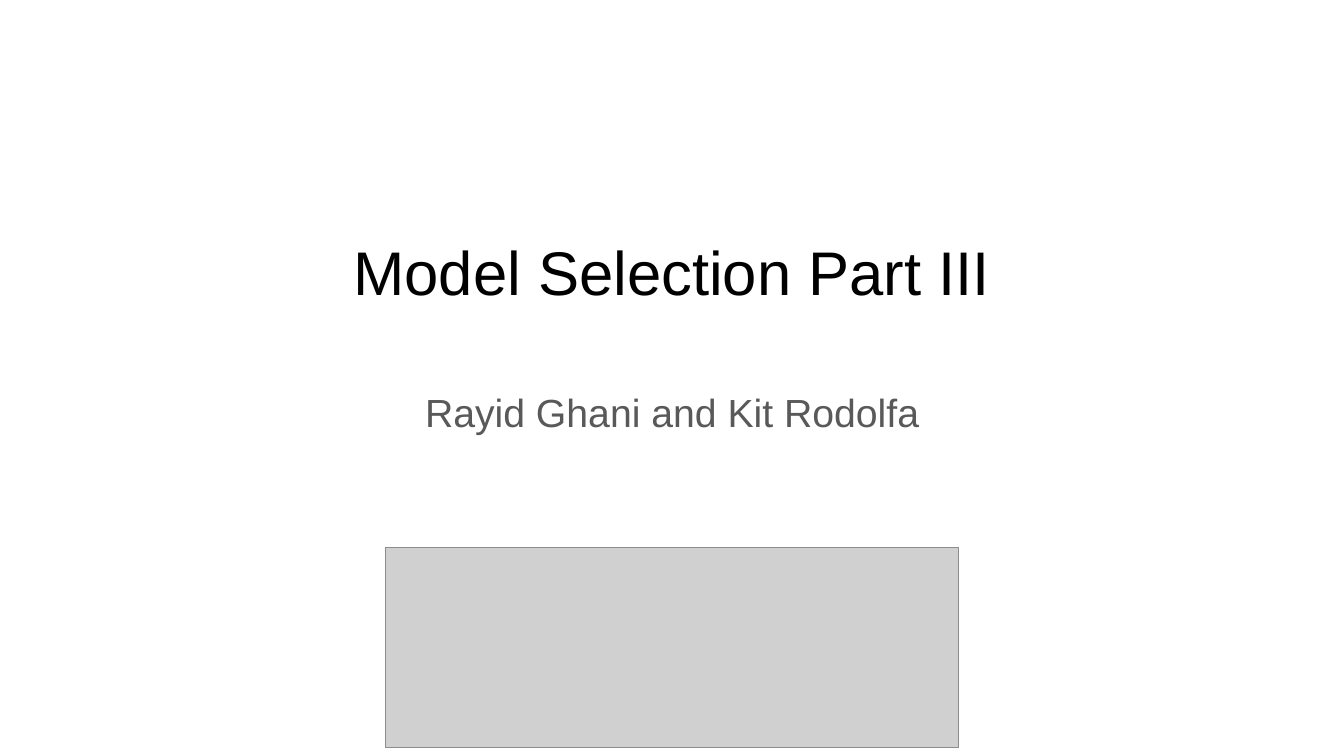
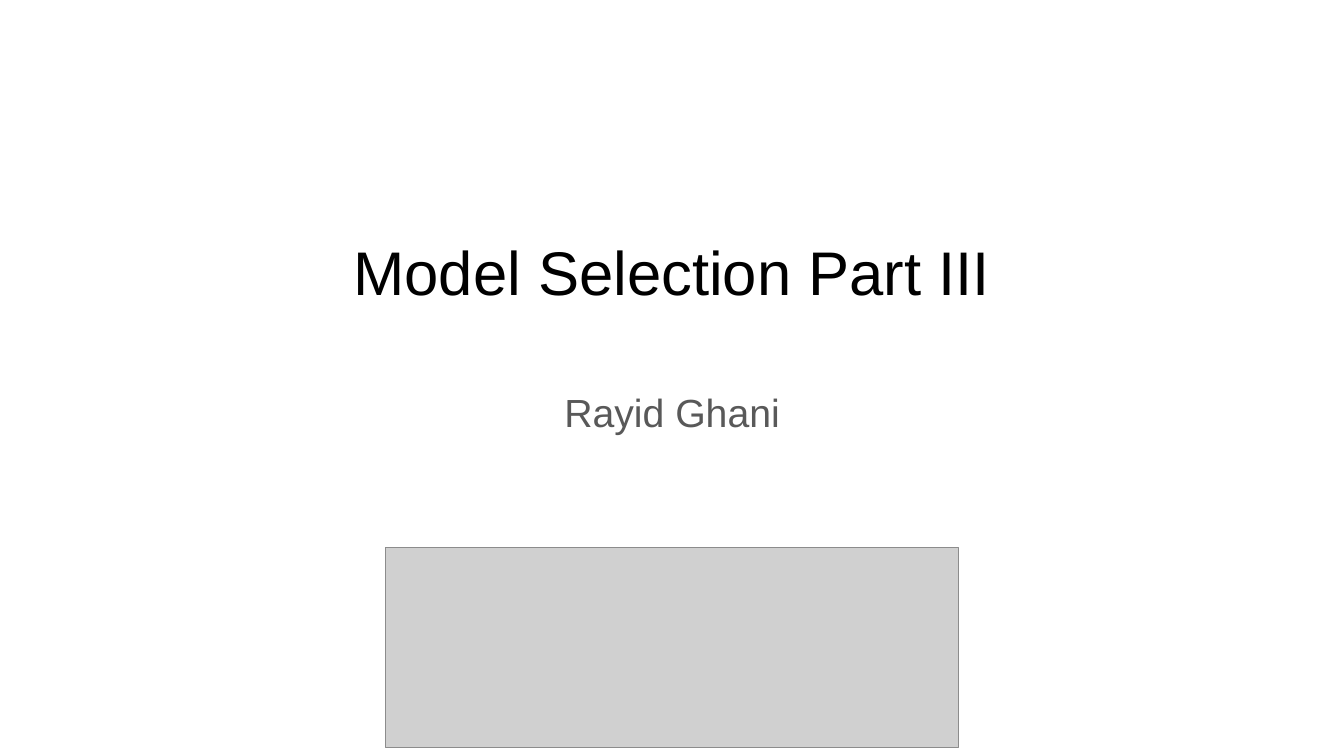
Before and after one commit to dssg/mlforpublicpolicylab, a slide deck: slide 1 of Lectures/15-ml-in-practice-and-model-selection-part-3.pptx. Drawn at 1344x756 pixels with LibreOffice and Linux fonts; fonts in the diff are those of the drawing; grey boxes stand for pictures. Boxes give left, top, right and bottom in pixels: in the first picture for what was removed or moved away, otherwise in the second. Text is boxed around its words. In the diff, an @@ line names an element or a change of style, - is before the commit and + after.

```diff
--- a/Lectures/15-ml-in-practice-and-model-selection-part-3.pptx
+++ b/Lectures/15-ml-in-practice-and-model-selection-part-3.pptx
@@ text at (x1=564, y1=398, x2=779, y2=435): text changed @@
-Rayid Ghani and Kit Rodolfa
+Rayid Ghani
```
Also in this commit, not shown: 3 other slides changed, 1 slide removed, 2 other files.
